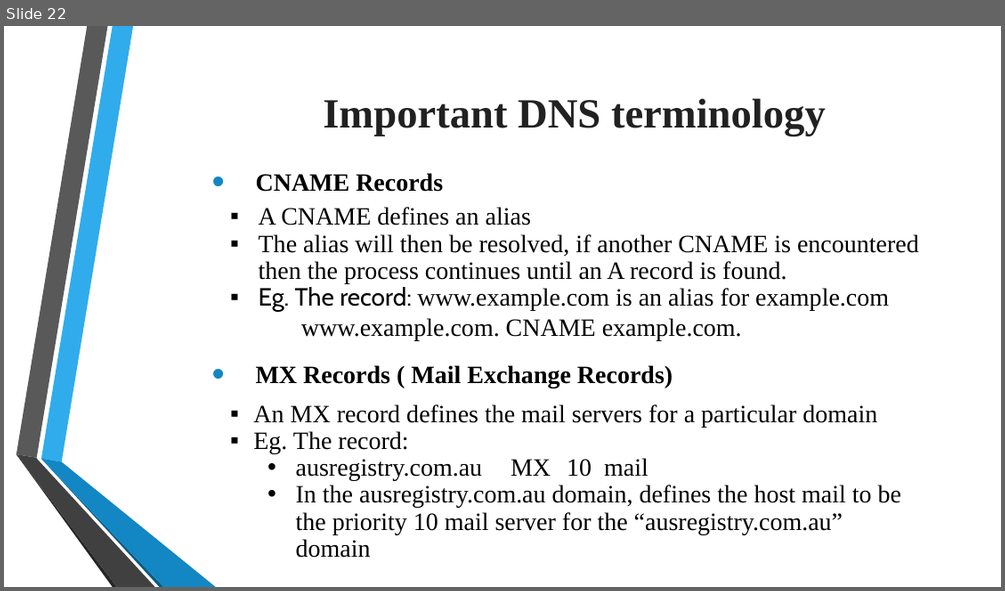
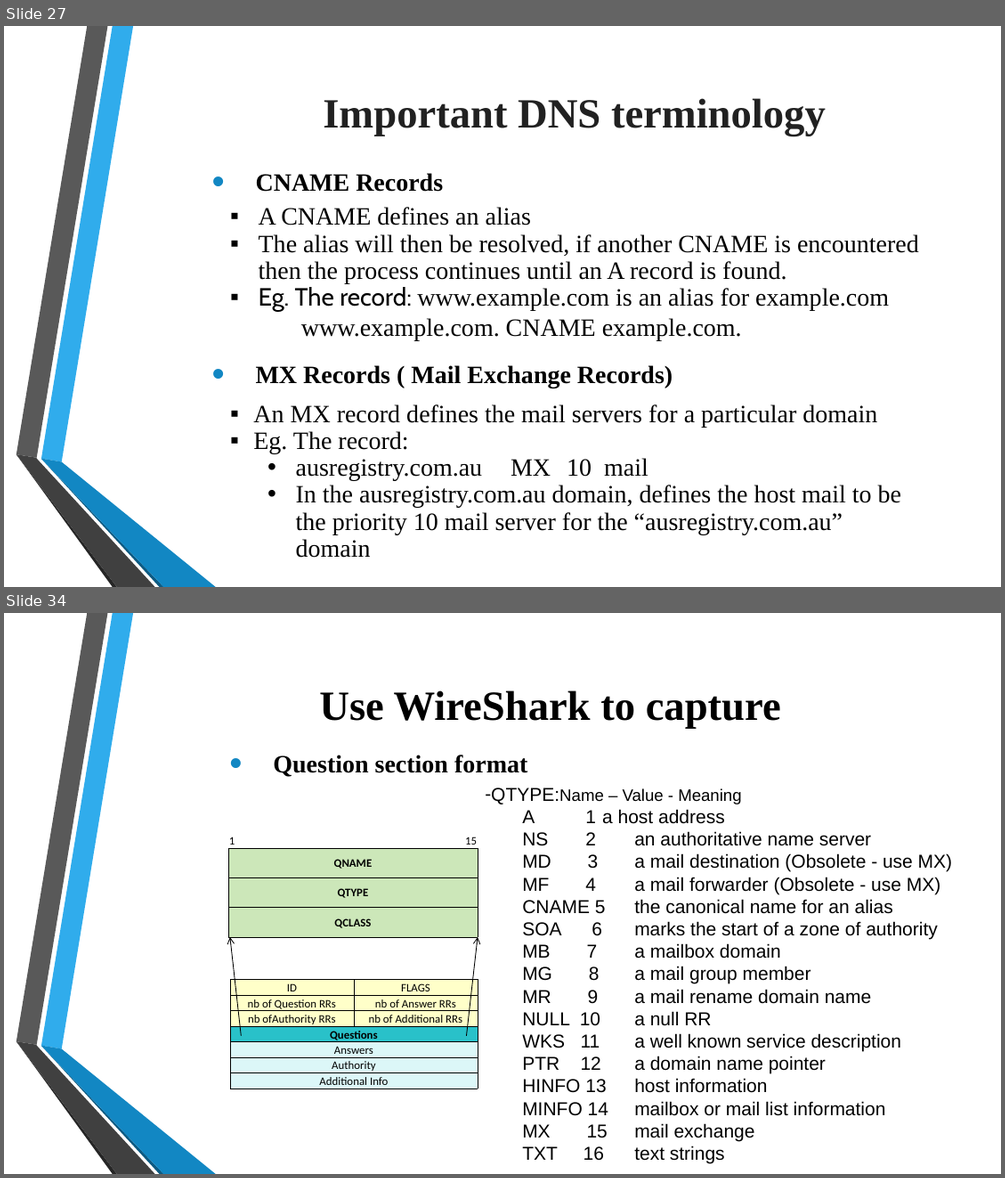
Before and after one commit to tiendatdk3493/Tai_Lieu, a slide deck: Domain Name System (DNS).pptx. Shown one above the other, each under a label of ours: slide 22 before the commit, slides 27 and 34 after it; the slides between them are not shown. The pictures are 1005x591 and 1005x1178 pixels, drawn with LibreOffice and Linux fonts; fonts in the diff are those of the drawing; background and template pictures are left out. Boxes give left, top, right and bottom in pixels: in the first picture for what was removed or moved away, otherwise in the second. Text is boxed around its words. In the diff, an @@ line names an element or a change of style, - is before the commit and + after.

```diff
--- a/Domain Name System (DNS).pptx
+++ b/Domain Name System (DNS).pptx
@@ slide 34 added at [4,613,1001,1174], background picture (left out); not listed: 6 template elements that a slide beside it also shows @@
@@ text added at [319,690,781,729], 40 pt, text #000000, bold @@
+Use WireShark to capture
@@ text added at [273,755,527,777], 24 pt, text #000000, bold @@
+  • Question section format
@@ text added at [485,787,952,1163], 18 pt, text #000000 @@
+– QTYPE:Name – Value - Meaning
+  A 1 a host address
+  NS 2 an authoritative name server
+  MD 3 a mail destination (Obsolete - use MX)
+  MF 4 a mail forwarder (Obsolete - use MX)
+  CNAME 5 the canonical name for an alias
+  SOA 6 marks the start of a zone of authority
+  MB 7 a mailbox domain
+  MG 8 a mail group member
+  MR 9 a mail rename domain name
+  NULL 10 a null RR
+  WKS 11 a well known service description
+  PTR 12 a domain name pointer
+  HINFO 13 host information
+  MINFO 14 mailbox or mail list information
+  MX 15 mail exchange
+  TXT 16 text strings
@@ table added at [228,833,479,938], 4 rows, 5 columns @@
+1 |  |  |  | 15
+QNAME |  |  |  | 
+QTYPE |  |  |  | 
+QCLASS |  |  |  | 
@@ arrow added from (241, 1036) to (230, 937), #000000 0.75 pt @@
@@ arrow added from (466, 1036) to (477, 937), #000000 0.75 pt @@
@@ table added at [230,980,478,1088], 7 rows, 2 columns @@
+ID | FLAGS
+nb of Question RRs | nb of Answer RRs
+nb ofAuthority RRs | nb of Additional RRs
+Questions | 
+Answers | 
+Authority | 
+Additional Info | 
@@ what was slide 22 is now slide 27 @@
```
Also in this commit, not shown: 5 slides changed, 12 other slides added, 2 slides removed.
